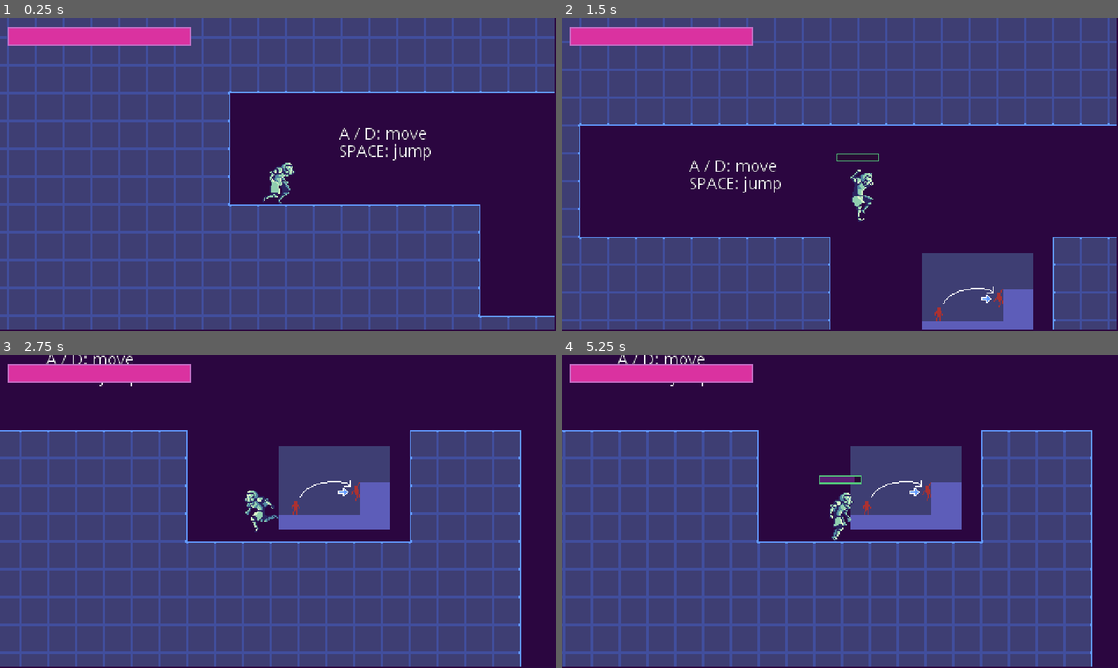
Above: before the commit, frames 1-4 (two rows, left to right).
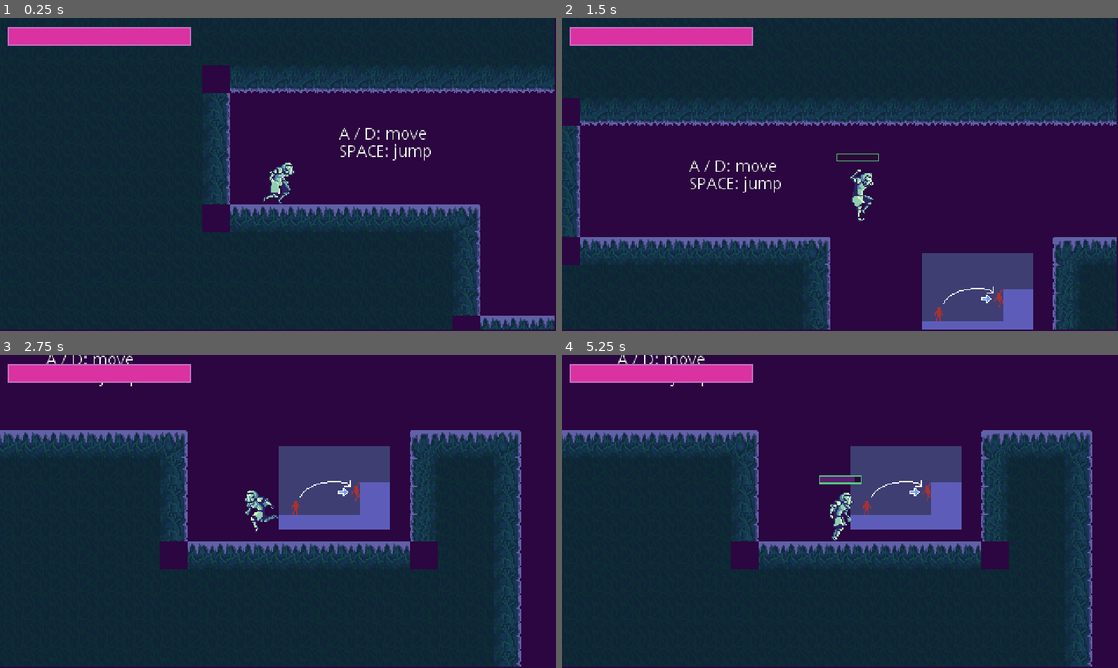
Above: after the commit, the same moments.

Repository: TKnowland/MetroidvaniaProject
Game: Godot game, scene res://scenes/world/Game.tscn
Same seed, same stepped clock (60 frames per second), same inputs: the game is played once before the commit and once after it.
Inputs:
- Up to frame 1 (0.25 s): no input
- Up to frame 2 (1.5 s): hold Shift (jetpack) 0.53-1.28 s; hold Right (ui_right) from 0.53 s (still down); tap Space (jump) at 0.77 s; tap Shift (jetpack) at 1.35 s
- Up to frame 3 (2.75 s): tap Space (jump) at 1.52 s; release Right (ui_right) at 2.03 s; hold Left (ui_left) from 2.03 s (still down); hold Shift (jetpack) from 2.03 s (still down)
- Up to frame 4 (5.25 s): release Left (ui_left) at 2.78 s; release Shift (jetpack) at 2.78 s; hold Right (ui_right) 2.78-4.28 s; tap Shift (jetpack) at 2.85, 4.35 s; tap Space (jump) at 3.02, 3.77, 4.52 s; hold Shift (jetpack) 3.53-4.28 s; hold Left (ui_left) 4.28-5.03 s; hold Right (ui_right) from 5.03 s (still down); hold Shift (jetpack) from 5.03 s (still down)

The runs differ from the first frame. In frame 1, 71% of the frame differs, in the area x 0-100%, y 0-100%; in frame 2, 50%; in frame 3, 56%; in frame 4, 57%.

Commit message:
new music and updated artwork

Diff:
--- a/default_bus_layout.tres
+++ b/default_bus_layout.tres
@@ -1,16 +1,16 @@
 [gd_resource type="AudioBusLayout" format=2]
 
 [resource]
-bus/0/volume_db = -15.1981
+bus/0/volume_db = 0.662756
 bus/1/name = "SFX"
 bus/1/solo = false
 bus/1/mute = false
 bus/1/bypass_fx = false
-bus/1/volume_db = 0.0
+bus/1/volume_db = -6.25101
 bus/1/send = "Master"
 bus/2/name = "Music"
 bus/2/solo = false
 bus/2/mute = false
 bus/2/bypass_fx = false
-bus/2/volume_db = -4.003
+bus/2/volume_db = -0.130497
 bus/2/send = "Master"
--- a/scenes/entity/player.tscn
+++ b/scenes/entity/player.tscn
@@ -417,11 +417,14 @@
 
 [node name="Jump" type="AudioStreamPlayer" parent="Node2D"]
 stream = ExtResource( 4 )
+bus = "SFX"
 
 [node name="ledgeGrab" type="AudioStreamPlayer" parent="Node2D"]
 stream = ExtResource( 5 )
+bus = "SFX"
 
 [node name="land" type="AudioStreamPlayer" parent="Node2D"]
 stream = ExtResource( 6 )
+bus = "SFX"
 
 [connection signal="timeout" from="timers/ledge_grab" to="." method="_on_ledge_grab_timeout"]
--- a/scenes/world/Test.tscn
+++ b/scenes/world/Test.tscn
@@ -6,7 +6,7 @@
 [ext_resource path="res://assets/tiles/tileset.png" type="Texture" id=4]
 [ext_resource path="res://scripts/world/Test.gd" type="Script" id=5]
 [ext_resource path="res://scenes/UI/HUD.tscn" type="PackedScene" id=6]
-[ext_resource path="res://assets/music/Dinky Beat (Not Dinkiest).mp3" type="AudioStream" id=7]
+[ext_resource path="res://assets/music/flp.ogg" type="AudioStream" id=7]
 
 [sub_resource type="Theme" id=53]
 TextEdit/colors/background_color = Color( 0, 0, 0, 0 )
Binary file changed: Guy.aseprite
Not shown, added: assets/music/flp.ogg.import
Binary file changed: assets/player/Guy.png
Binary file changed: assets/tiles/tileset.png
Not shown, added: assets/music/flp.ogg
